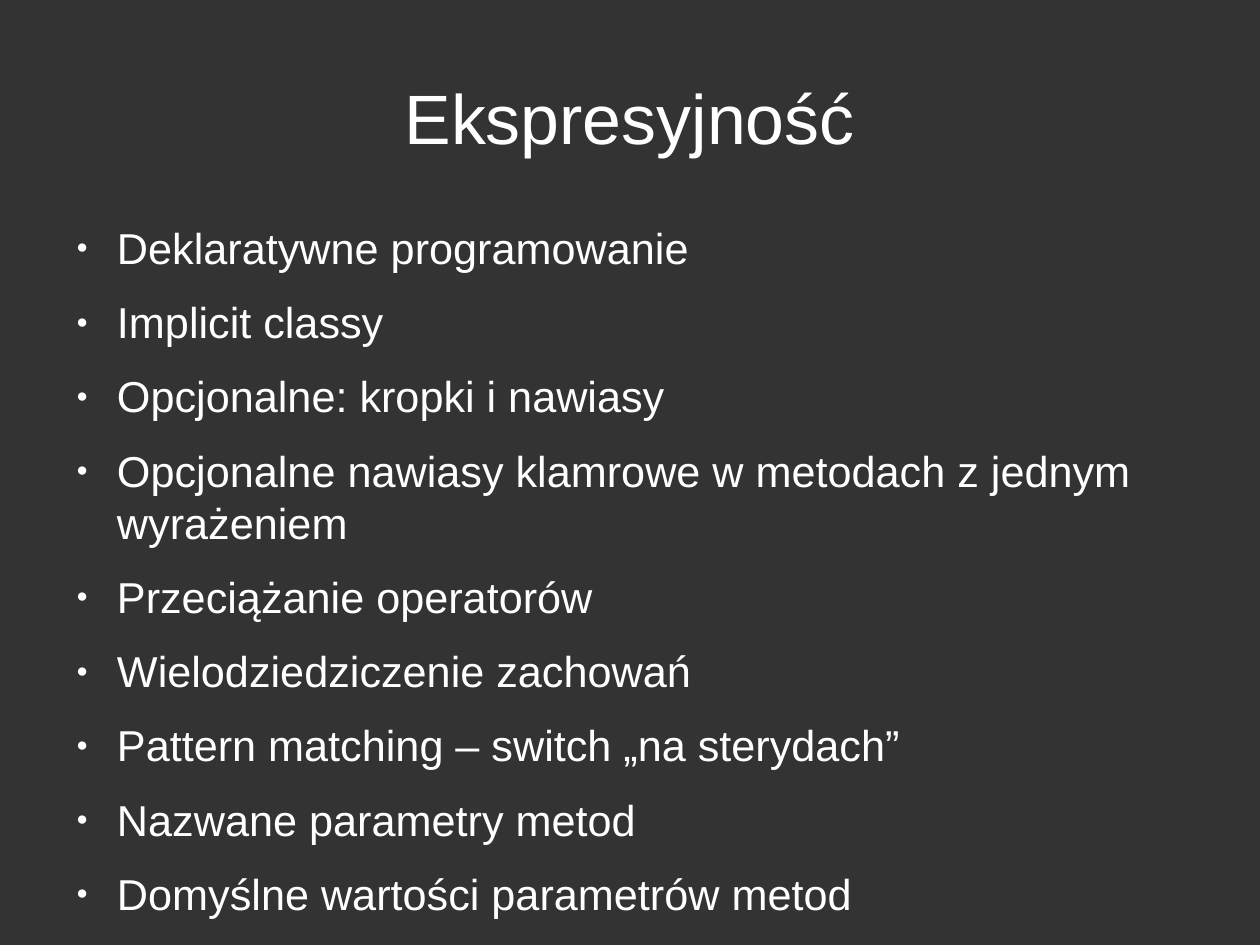
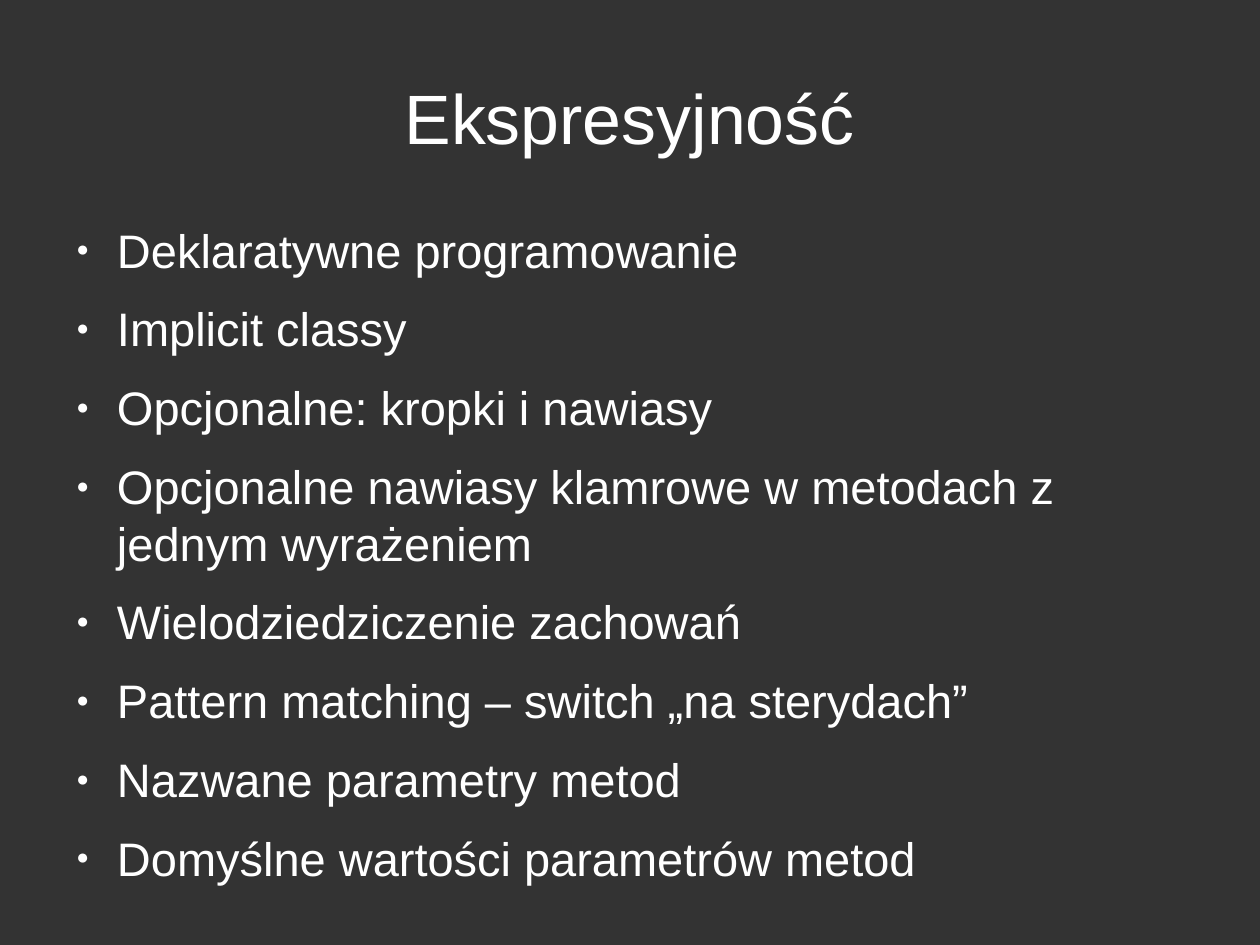
Before and after one commit to arkadius/scala-introduction, a slide deck: slide 11 of scala-introduction.odp. Drawn at 1260x945 pixels with LibreOffice and Linux fonts; fonts in the diff are those of the drawing. Boxes give left, top, right and bottom in pixels: in the first picture for what was removed or moved away, otherwise in the second. Text is boxed around its words. In the diff, an @@ line names an element or a change of style, - is before the commit and + after.

Commit message:
presentation fix

```diff
--- a/scala-introduction.odp
+++ b/scala-introduction.odp
@@ text "Deklaratywne programowanie" at bbox=[117, 234, 1054, 885]: size 27.2 to 29.6 pt @@
@@ text at bbox=[117, 581, 592, 621]: paragraph removed @@
-● Przeciążanie operatorów
```
